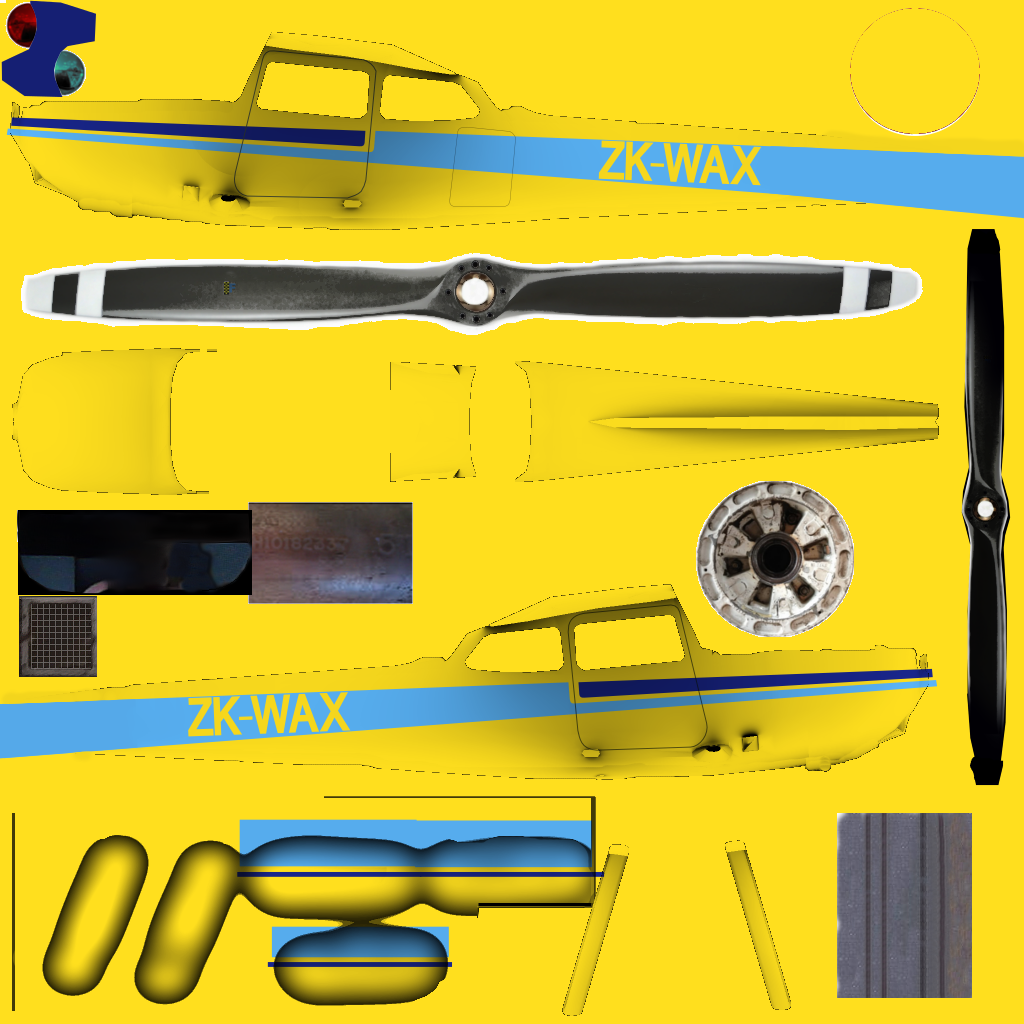
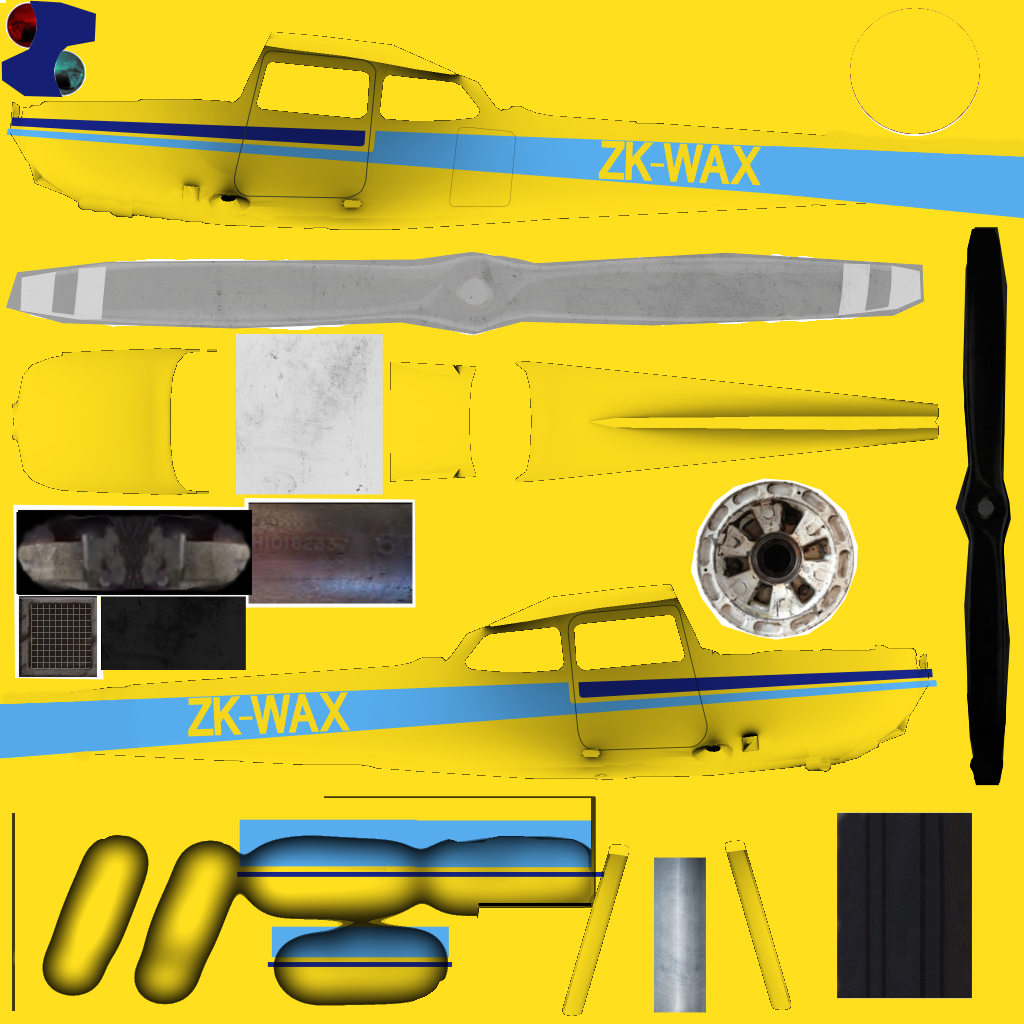
Revision of a layered 1024x1024 image; what changed, layer by layer:
added layer "Clipboard #2" above "Clipboard" over [6, 227, 1011, 1013]
